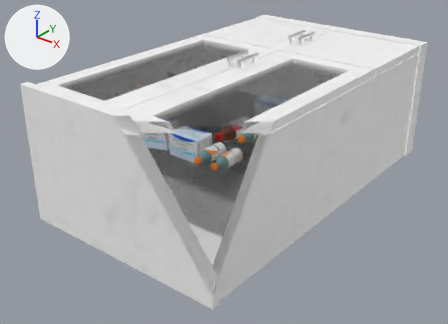
The Blender file Assets/Models/Cabinets/Storage2.blend, before and after one commit.
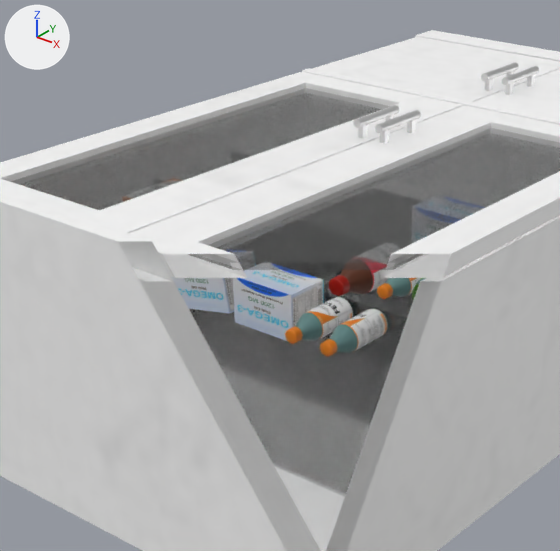
Old and new are each drawn whole from a 50 mm camera at (1.92, -3.6, 1.68) aimed at (-0.03, -1.16, 0.17) and again close up on the part from 13% to 73% of the width and 0% to 81% of the height. The axes (+X, +Y, +Z) are drawn at upper left. The lights are the same throughout. Everything nearer to the camera than a plane just in front of the edit is cut away.

Before the edit, the objects in view are built like this:
```python
me_cube_034 = bpy.data.meshes.new('Cube.034')
me_cube_034.from_pydata(...)  # 8078 vertices, 7932 faces, 2 loose edges; spans x -0.59..0.59, y -2.0..0.0, z -0.01..0.76
# faces by material slot: [90, 30, 120, 7692]
me_cube_034.materials.append(mat_coloured_002)  # picture img_coloured_jpg
me_cube_034.materials.append(mat_glass_002)  # grey #7d7d7d
me_cube_034.materials.append(mat_metal_gloss_002)  # white #e7e7e7
me_cube_034.materials.append(mat_medicine_003)  # picture img_medicinie_label_jpg
ob_storage_2 = bpy.data.objects.new('STORAGE 2', me_cube_034)
ob_storage_2.location = (0.0, 0.0, 0.0)
```
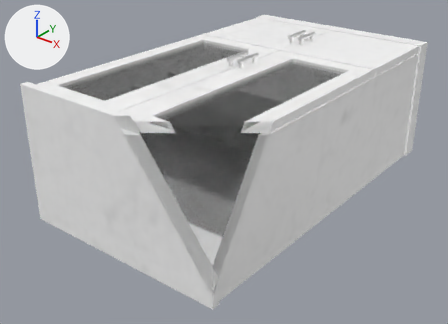
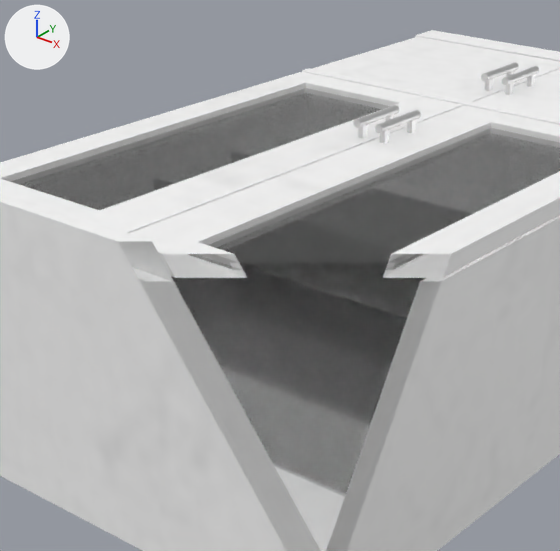
Diff of the bpy script that builds the scene:
```diff
--- a/Assets/Models/Cabinets/Storage2.blend.py
+++ b/Assets/Models/Cabinets/Storage2.blend.py
@@ me_cube_034 @@
 # used by ob_storage_2; location = (0.0, 0.0, 0.0)
-me_cube_034.from_pydata(...)  # 8078 vertices, 7932 faces, 2 loose edges; spans x -0.59..0.59, y -2.0..0.0, z -0.01..0.76
+me_cube_034.from_pydata(...)  # 338 vertices, 240 faces, 2 loose edges; spans x -0.59..0.59, y -2.0..0.0, z -0.01..0.76
+# me_cube_034 part 1: 24 loose pieces with 7740 vertices, spanning x -0.47..0.48, y -1.81..-1.04, z 0.46..0.6, are deleted
 me_cube_034.materials.append(mat_coloured_002)
@@ me_cube_034 @@
 me_cube_034.materials.append(mat_metal_gloss_002)
-me_cube_034.materials.append(mat_medicine_003)  # picture img_medicinie_label_jpg
```

Boxes [x1, y1, x2, y2] around the edits, measured in the close-ups (560 x 551 px):
part 1 of me_cube_034, deleted: before [171, 270, 426, 357]
